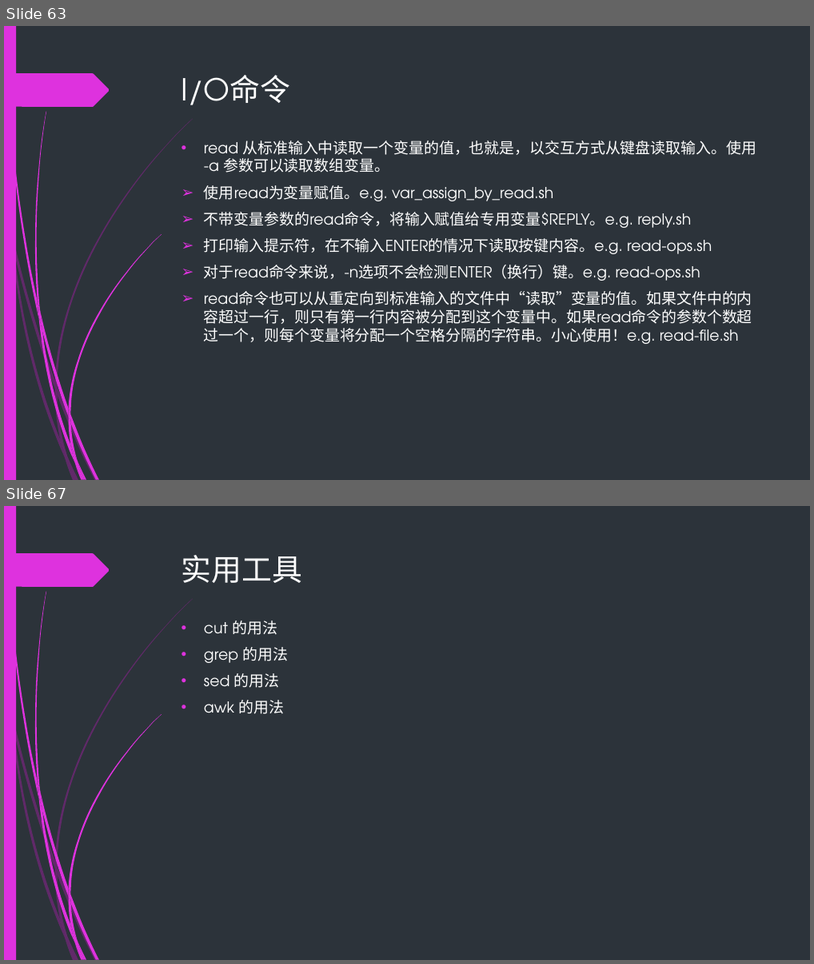
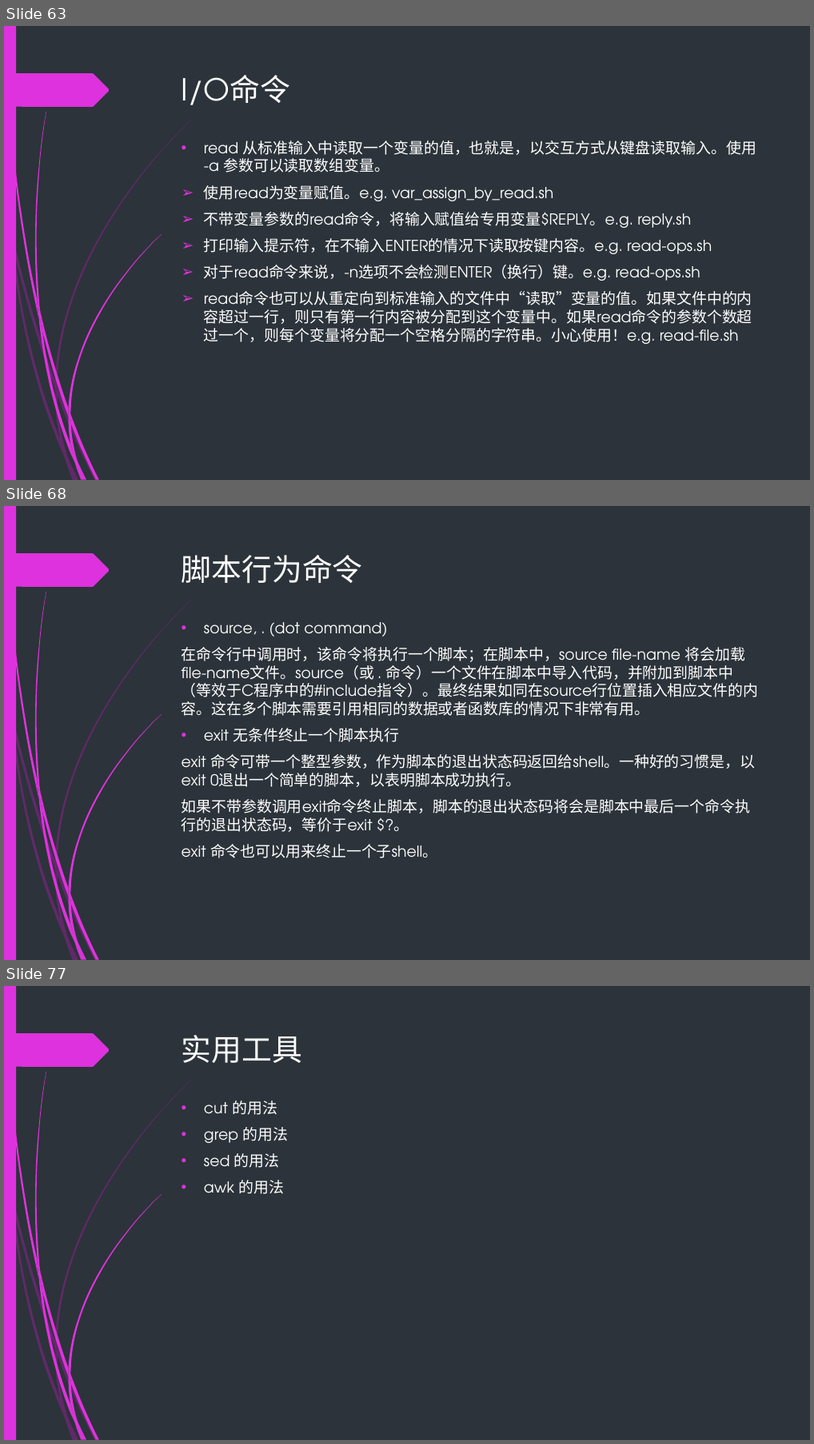
Before and after one commit to backup-ci/abs-train, a slide deck: Bash-scripting-guid.pptx. Shown one above the other, each under a label of ours: slides 63 and 67 before the commit, slides 63, 68 and 77 after it; the slides between them are not shown. The pictures are 814x964 and 814x1444 pixels, drawn with LibreOffice and Linux fonts; fonts in the diff are those of the drawing. Boxes give left, top, right and bottom in pixels: in the first picture for what was removed or moved away, otherwise in the second. Text is boxed around its words. In the diff, an @@ line names an element or a change of style, - is before the commit and + after.

```diff
--- a/Bash-scripting-guid.pptx
+++ b/Bash-scripting-guid.pptx
@@ slide 68 added at [4,506,810,960], background #2C333A; not listed: 24 template elements that a slide beside it also shows @@
@@ title added at [182,555,363,583], 36 pt, text #FFFFFF @@
+脚本行为命令
@@ text added at [182,622,759,858], 18 pt, text #FFFFFF @@
+• source, . (dot command)
+在命令行中调用时，该命令将执行一个脚本；在脚本中，source file-name 将会加载file-name文件。source（或 . 命令）一个文件在脚本中导入代码，并附加到脚本中（等效于C程序中的#include指令）。最终结果如同在source行位置插入相应文件的内容。这在多个脚本需要引用相同的数据或者函数库的情况下非常有用。
+• exit 无条件终止一个脚本执行
+exit 命令可带一个整型参数，作为脚本的退出状态码返回给shell。一种好的习惯是，以exit 0退出一个简单的脚本，以表明脚本成功执行。
+如果不带参数调用exit命令终止脚本，脚本的退出状态码将会是脚本中最后一个命令执行的退出状态码，等价于exit $?。
+exit 命令也可以用来终止一个子shell。
@@ what was slide 67 is now slide 77 @@
```
Also in this commit, not shown: 5 slides changed, 9 other slides added, 15 other files.
